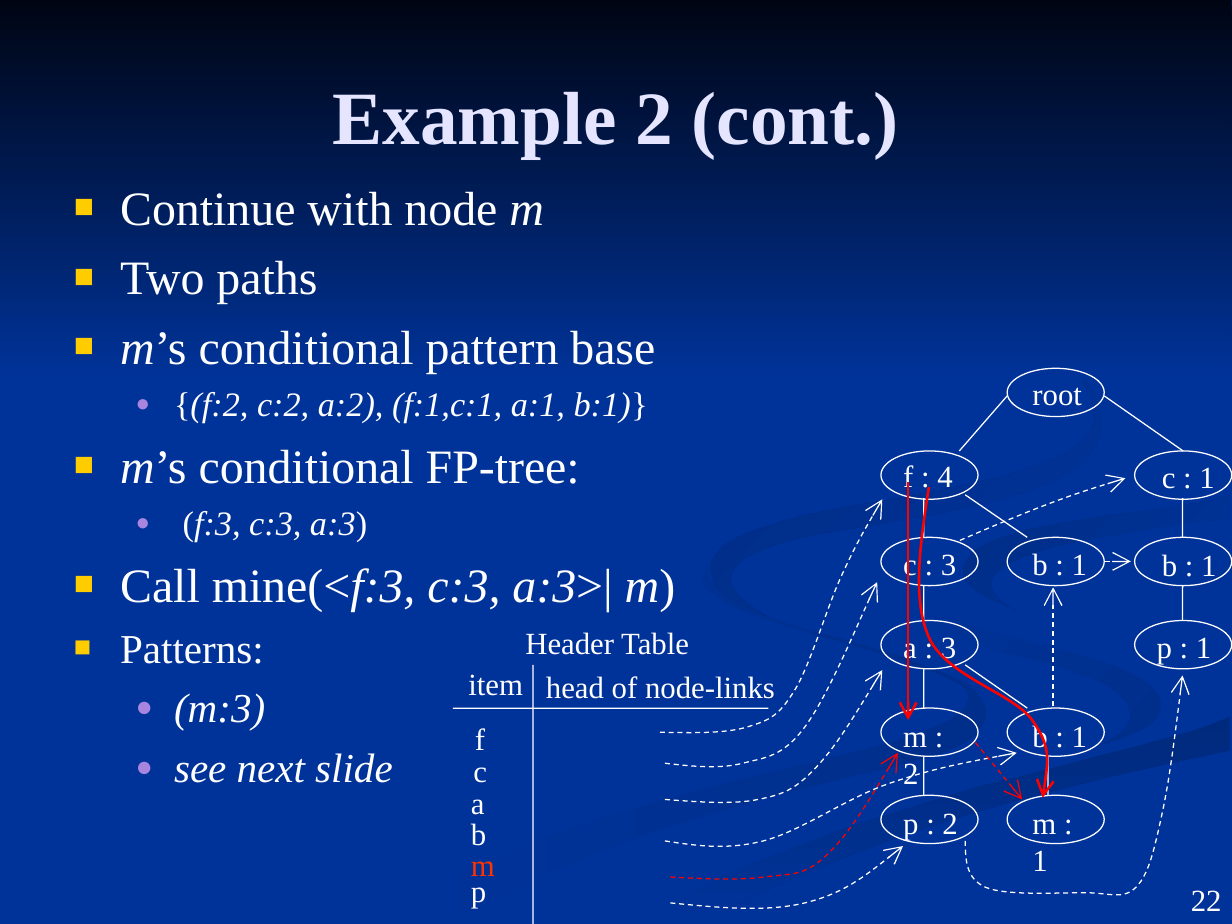
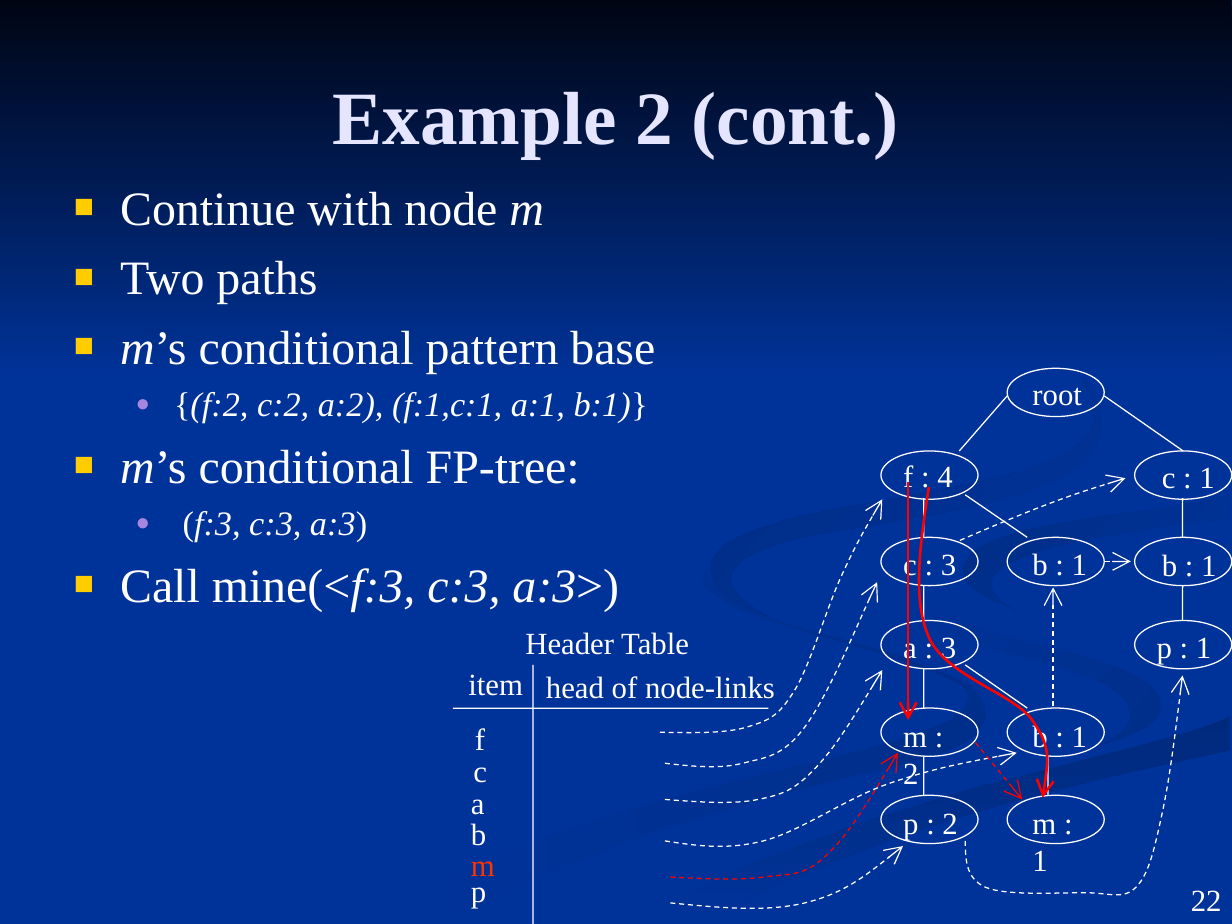
Before and after one commit to dannywassouf/the-second-year, a slide deck: slide 22 of fp- Growth Tree.ppt. Drawn at 1232x924 pixels with LibreOffice and Linux fonts; fonts in the diff are those of the drawing. Boxes give left, top, right and bottom in pixels: in the first picture for what was removed or moved away, otherwise in the second. Text is boxed around its words. In the diff, an @@ line names an element or a change of style, - is before the commit and + after.

```diff
--- a/fp- Growth Tree.ppt
+++ b/fp- Growth Tree.ppt
@@ text at [120,568,619,612]: text changed; size 24 to 28 pt; italic off @@
-■ Call mine(<f:3, c:3, a:3>| m)
-■ Patterns:
-  ● (m:3)
-  ● see next slide
+■ Call mine(<f:3, c:3, a:3>)
```
Also in this commit, not shown: 5 other slides changed, 1 slide removed.
